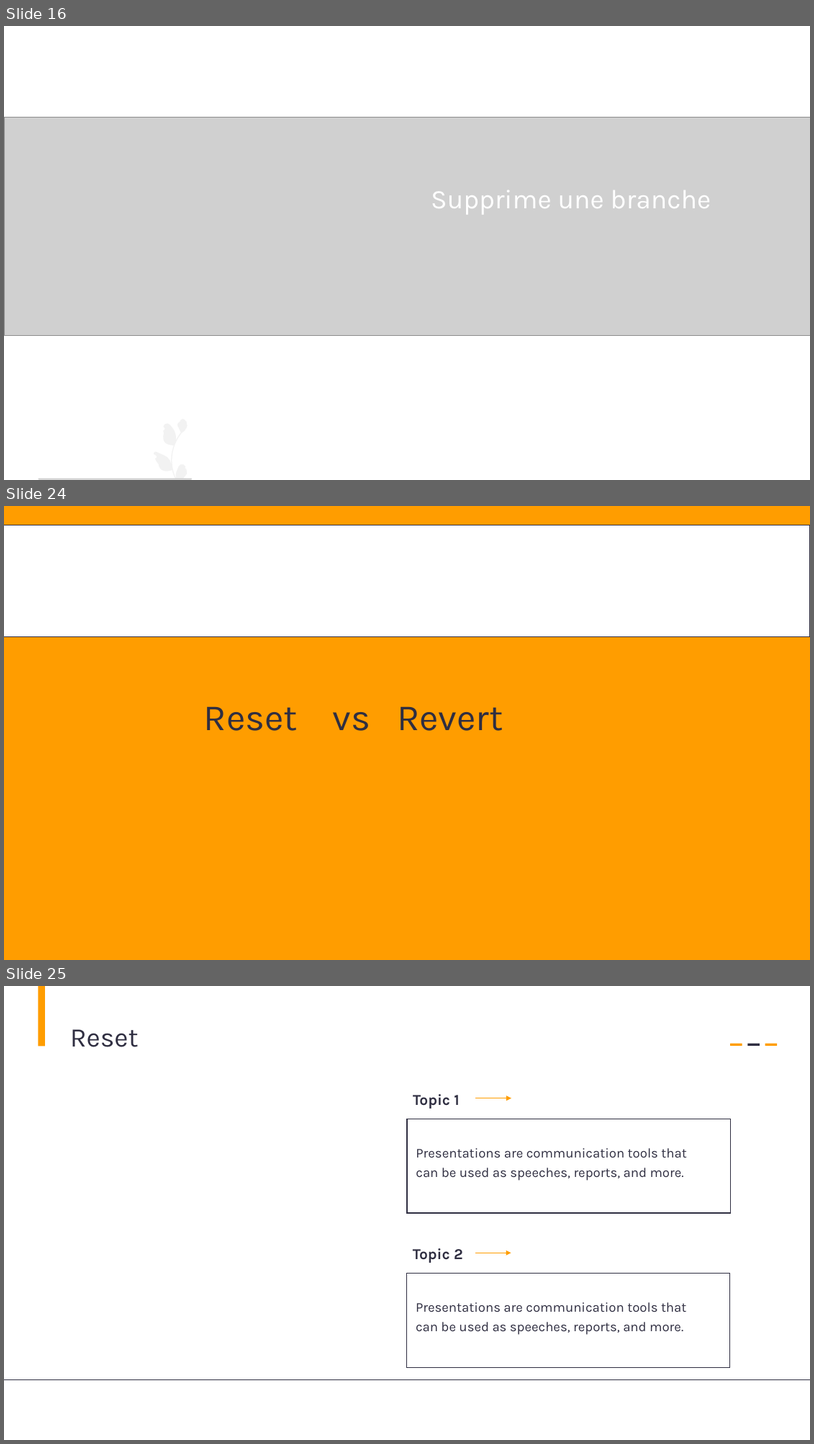
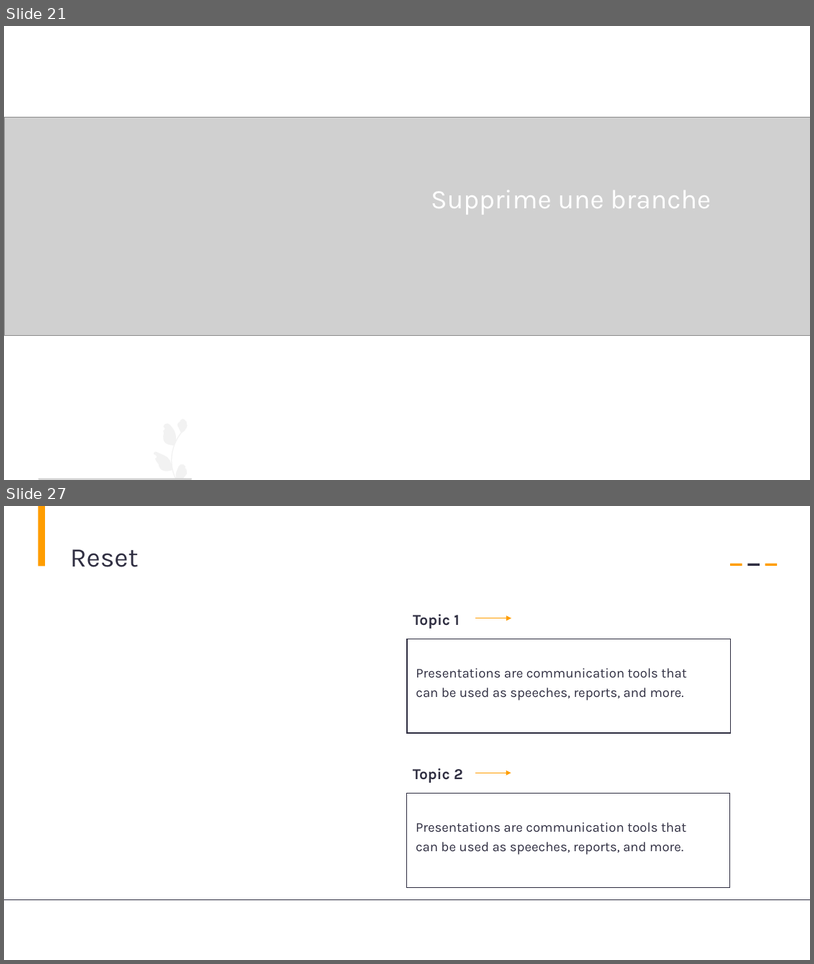
Before and after one commit to AbdessamadAbdaoui/Presentation_Git, a slide deck: presentation_Git.pptx. Shown one above the other, each under a label of ours: slides 16, 24 and 25 before the commit, slides 21 and 27 after it; the slides between them are not shown. The pictures are 814x1444 and 814x964 pixels, drawn with LibreOffice and Linux fonts; fonts in the diff are those of the drawing; grey boxes stand for pictures. Boxes give left, top, right and bottom in pixels: in the first picture for what was removed or moved away, otherwise in the second. Text is boxed around its words. In the diff, an @@ line names an element or a change of style, - is before the commit and + after.

```diff
--- a/presentation_Git.pptx
+++ b/presentation_Git.pptx
@@ slide 24 removed at (x1=4, y1=506, x2=810, y2=960), background #FF9D00 @@
@@ rectangle removed at (x1=4, y1=525, x2=810, y2=636) @@
@@ text removed at (x1=204, y1=706, x2=504, y2=731) @@
-Reset vs Revert
@@ what was slide 16 is now slide 21 @@
@@ what was slide 25 is now slide 27 @@
```
Also in this commit, not shown: 15 slides changed, 8 slides added, 5 other slides removed, 1 other file.
